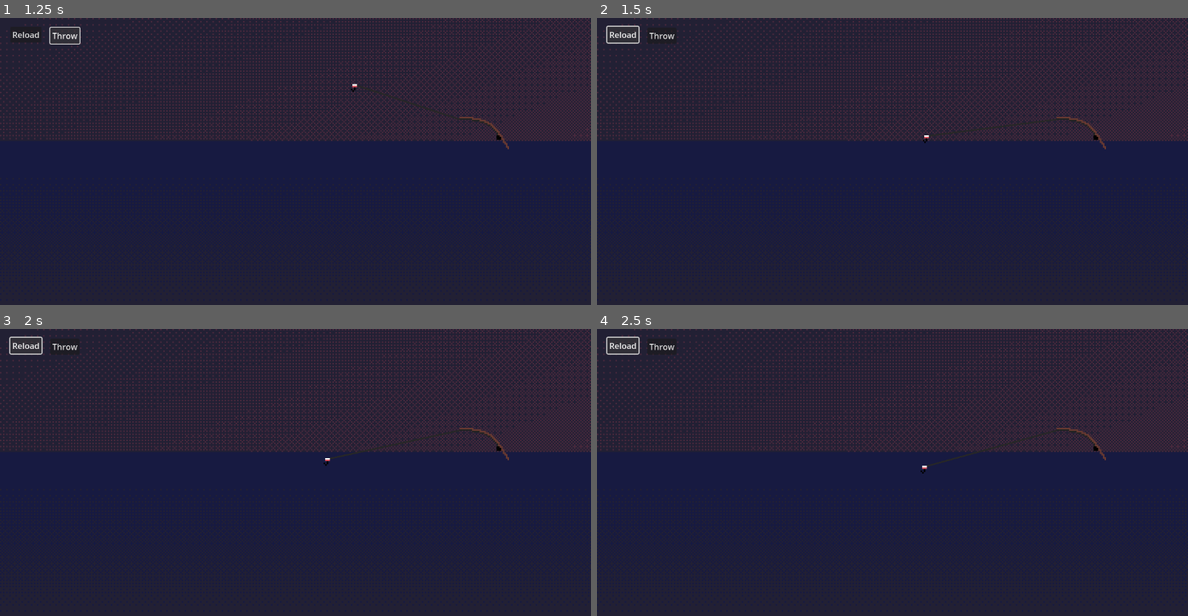
Above: before the commit, frames 1-4 (two rows, left to right).
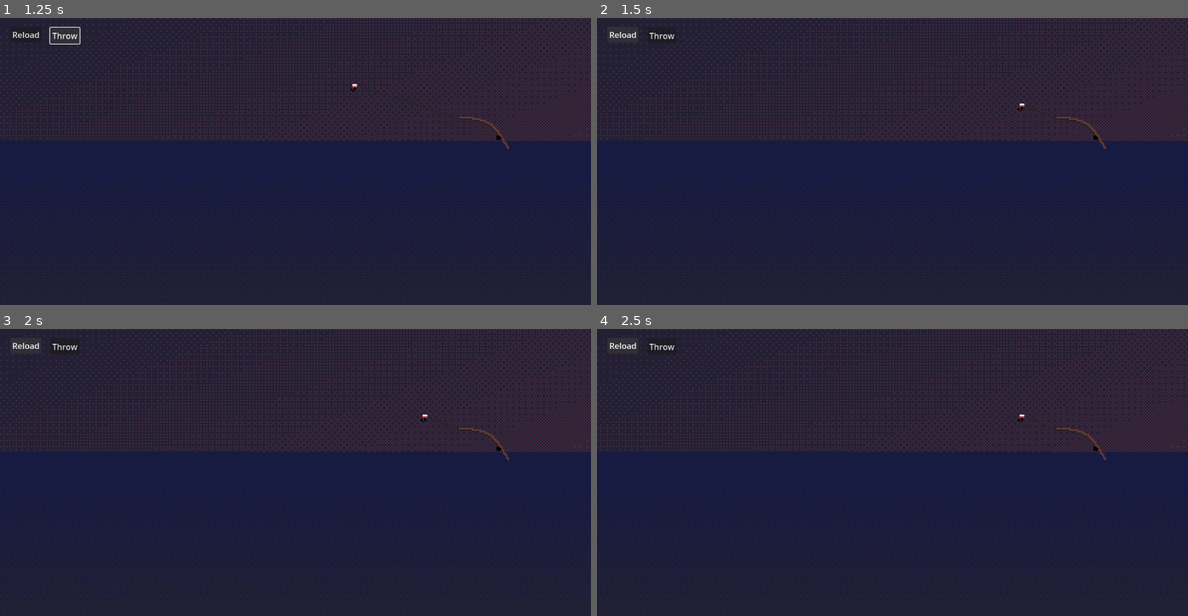
Above: after the commit, the same moments.

Repository: MarinaFlynne/LD54
Game: Godot game, scene res://Scenes/fishing.tscn
Same seed, same stepped clock (60 frames per second), same inputs: the game is played once before the commit and once after it. Before the commit the project has no main scene; this scene is started directly in both runs.
Inputs:
- Up to frame 1 (1.25 s): click "Throw" at 0.5 s
- Up to frame 2 (1.5 s): click "Reload" at 1.25 s
- Up to frame 3 (2 s): no input
- Up to frame 4 (2.5 s): hold Right (ui_right) from 2.03 s (still down); tap A (letter_1) at 2.1 s

Frame 1 is identical in both runs. In frame 2, 0.1% of the frame differs, in the area x 1-78%, y 2-44%; in frame 3, 0.2%; in frame 4, 0.2%, in the area x 1-78%, y 2-51%.

Commit message:
added scene manager

Diff:
--- a/Scenes/fishing.gd
+++ b/Scenes/fishing.gd
@@ -20,5 +20,5 @@
 	$FishingLine.set_point_position(1, hook_point)
 
 
-func _on_button_pressed():
-	pass # Replace with function body.
+func _on_reload_pressed():
+	SceneManager.RestartScene()
--- a/Scenes/fishing.tscn
+++ b/Scenes/fishing.tscn
@@ -93,3 +93,4 @@
 [connection signal="body_entered" from="WaterCollider" to="Hook" method="_on_water_collision_body_entered"]
 [connection signal="body_exited" from="WaterCollider" to="Hook" method="_on_water_collider_body_exited"]
 [connection signal="pressed" from="Throw" to="Hook" method="_on_button_pressed"]
+[connection signal="pressed" from="Reload" to="." method="_on_reload_pressed"]
--- /dev/null
+++ b/Scenes/main_menu.gd
@@ -0,0 +1,15 @@
+extends Control
+
+
+# Called when the node enters the scene tree for the first time.
+func _ready():
+	pass # Replace with function body.
+
+
+# Called every frame. 'delta' is the elapsed time since the previous frame.
+func _process(delta):
+	pass
+
+
+func _on_play_pressed():
+	SceneManager.SwitchScene("fishing")
--- /dev/null
+++ b/Scenes/main_menu.tscn
@@ -0,0 +1,29 @@
+[gd_scene load_steps=2 format=3 uid="uid://dn0q0u4olxp6s"]
+
+[ext_resource type="Script" path="res://Scenes/main_menu.gd" id="1_piws3"]
+
+[node name="MainMenu" type="Control"]
+layout_mode = 3
+anchors_preset = 15
+anchor_right = 1.0
+anchor_bottom = 1.0
+grow_horizontal = 2
+grow_vertical = 2
+script = ExtResource("1_piws3")
+
+[node name="Play" type="Button" parent="."]
+layout_mode = 1
+anchors_preset = 8
+anchor_left = 0.5
+anchor_top = 0.5
+anchor_right = 0.5
+anchor_bottom = 0.5
+offset_left = -20.5
+offset_top = -15.5
+offset_right = 20.5
+offset_bottom = 15.5
+grow_horizontal = 2
+grow_vertical = 2
+text = "Play"
+
+[connection signal="pressed" from="Play" to="." method="_on_play_pressed"]
--- /dev/null
+++ b/Scenes/scene_manager.tscn
@@ -0,0 +1,10 @@
+[gd_scene load_steps=2 format=3 uid="uid://c7slxuevj50a0"]
+
+[ext_resource type="Script" path="res://Scripts/scene_manager.gd" id="1_8kyoy"]
+
+[node name="SceneManager" type="Node"]
+script = ExtResource("1_8kyoy")
+Scenes = {
+"fishing": &"res://Scenes/fishing.tscn",
+"main_menu": &"res://Scenes/main_menu.tscn"
+}
--- a/project.godot
+++ b/project.godot
@@ -11,6 +11,7 @@
 [application]
 
 config/name="LD54"
+run/main_scene="res://Scenes/main_menu.tscn"
 config/features=PackedStringArray("4.1", "GL Compatibility")
 boot_splash/bg_color=Color(0.298039, 0.72549, 0.811765, 1)
 config/icon="res://icon.svg"
@@ -18,6 +19,7 @@
 [autoload]
 
 AudioManager="*res://Scripts/audio_manager.gd"
+SceneManager="*res://Scenes/scene_manager.tscn"
 
 [display]
 
